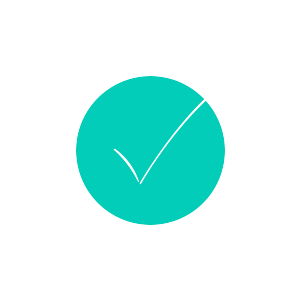
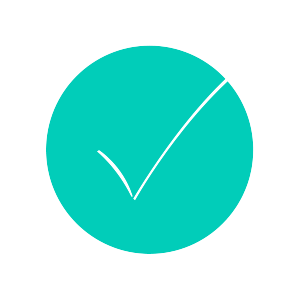
Before/after of a w=300, h=300 layered artwork. What changed in the layer stack:
painted on "Check right" over [133, 45, 254, 201]
painted on "Check bottom" over [97, 148, 140, 197]
painted on "Circle" over [46, 45, 254, 254]
